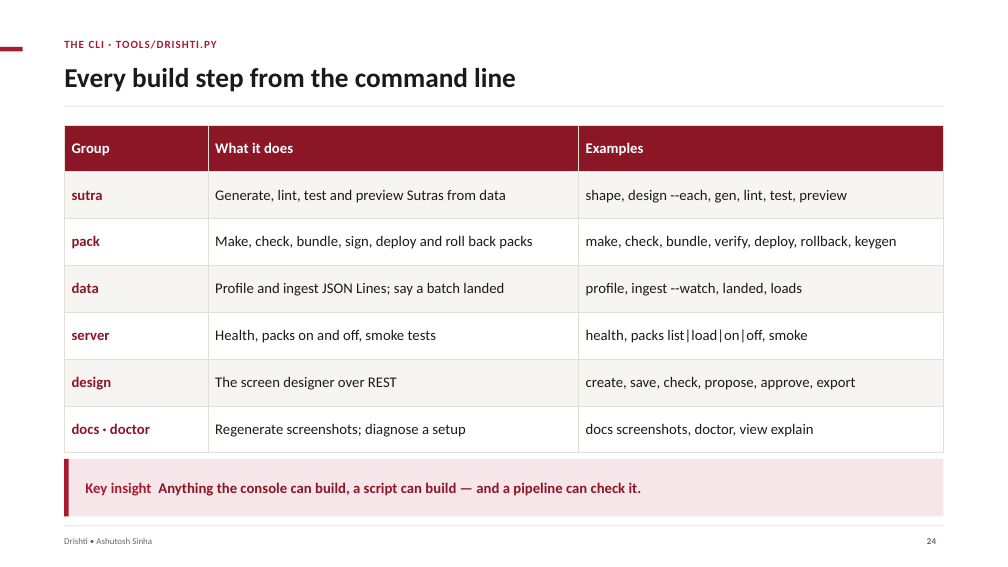
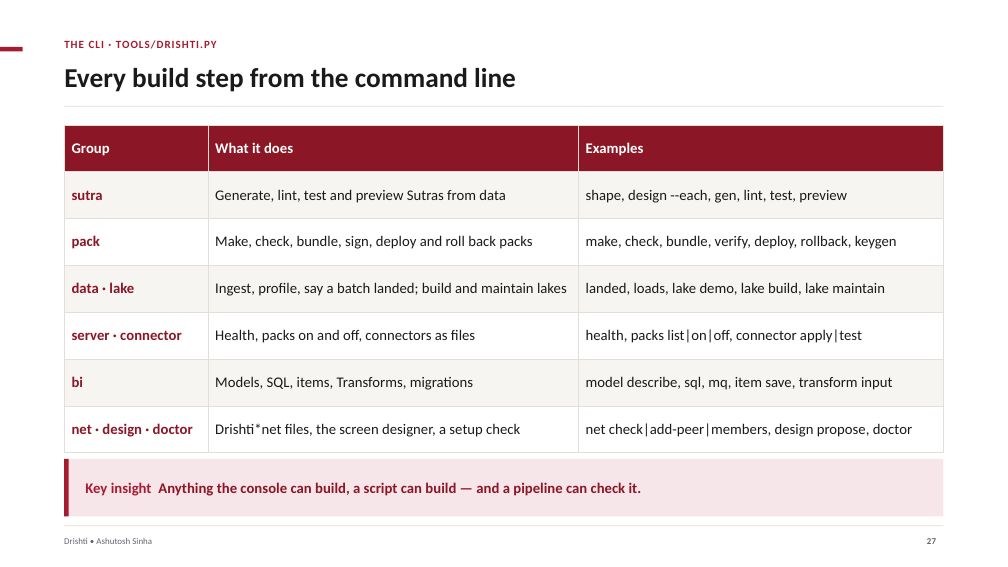
Before and after one commit to ajsinha/drishti, a slide deck: slide 27 of docs/publications/Drishti-Design-and-Evidence.pptx (slide 24 before the commit). Drawn at 1008x567 pixels with LibreOffice and Linux fonts; fonts in the diff are those of the drawing. Boxes give left, top, right and bottom in pixels: in the first picture for what was removed or moved away, otherwise in the second. Text is boxed around its words. In the diff, an @@ line names an element or a change of style, - is before the commit and + after.

```diff
--- a/docs/publications/Drishti-Design-and-Evidence.pptx
+++ b/docs/publications/Drishti-Design-and-Evidence.pptx
@@ table at (64, 125, 944, 441) @@
-row 4: data | Profile and ingest JSON Lines; say a batch landed | profile, ingest --watch, landed, loads
+row 4: data · lake | Ingest, profile, say a batch landed; build and maintain lakes | landed, loads, lake demo, lake build, lake maintain
-row 5: server | Health, packs on and off, smoke tests | health, packs list|load|on|off, smoke
+row 5: server · connector | Health, packs on and off, connectors as files | health, packs list|on|off, connector apply|test
-row 6: design | The screen designer over REST | create, save, check, propose, approve, export
+row 6: bi | Models, SQL, items, Transforms, migrations | model describe, sql, mq, item save, transform input
-row 7: docs · doctor | Regenerate screenshots; diagnose a setup | docs screenshots, doctor, view explain
+row 7: net · design · doctor | Drishti*net files, the screen designer, a setup check | net check|add-peer|members, design propose, doctor
```
Also in this commit, not shown: 23 other slides changed, 5 slides added, 1 other file.
